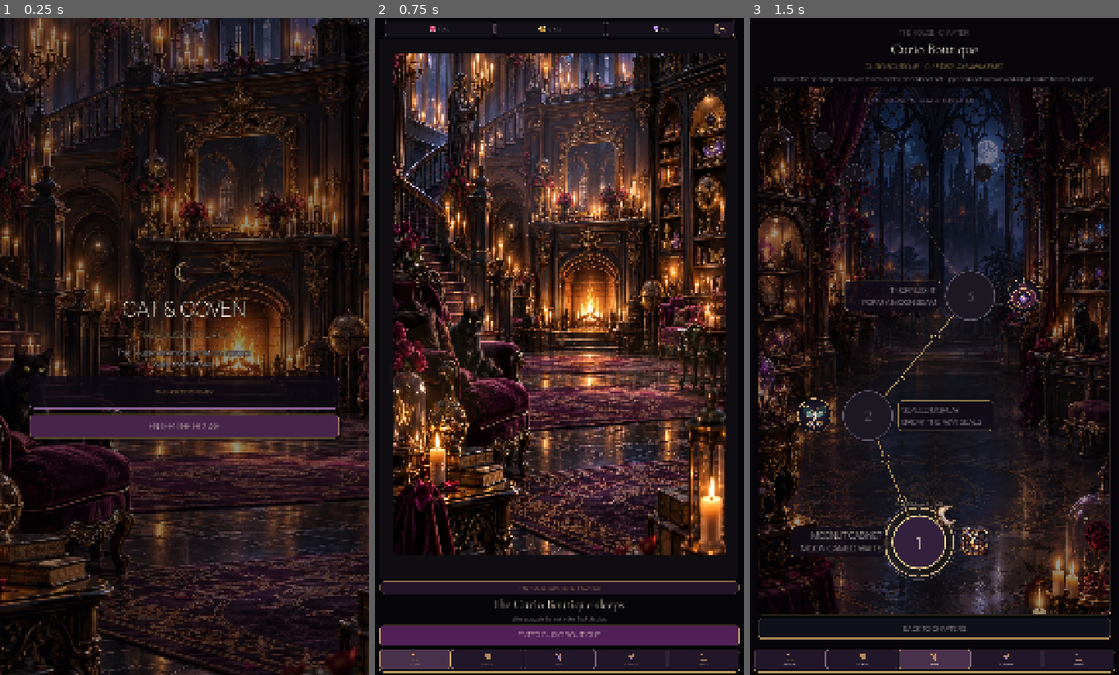
Above: before the commit, frames 1-3 (left to right).
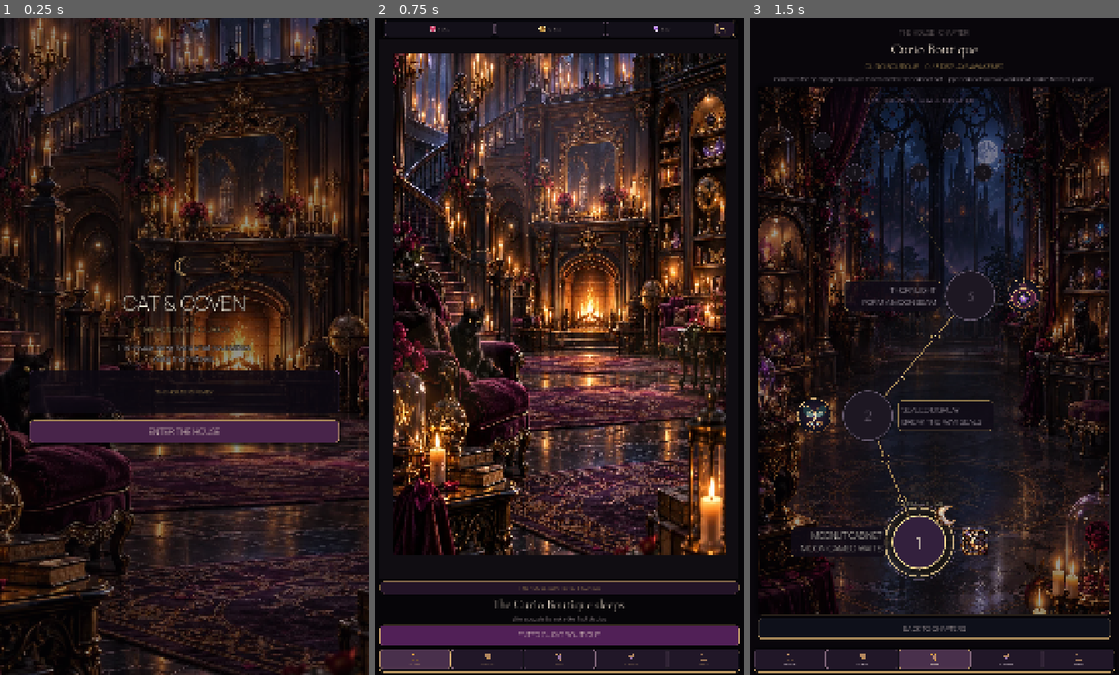
Above: after the commit, the same moments.

Repository: Jay-prodesign/akilta-match3
Game: Godot game, scene res://src/app/app_bootstrap.tscn
Same seed, same stepped clock (60 frames per second), same inputs: the game is played once before the commit and once after it.
Inputs:
- Up to frame 1 (0.25 s): no input
- Up to frame 2 (0.75 s): click "ENTER THE HOUSE" at 0.5 s
- Up to frame 3 (1.5 s): click "ENTER CURIO BOUTIQUE" at 1.25 s

The runs differ from the first frame. In frame 1, 4.2% of the frame differs, in the area x 7-92%, y 36-66%; in frame 2, nothing differs; in frame 3, nothing differs.

Commit message:
Increase S00 recovery message readability

Diff:
--- a/src/ui/splash/splash_screen.tscn
+++ b/src/ui/splash/splash_screen.tscn
@@ -68,7 +68,7 @@
 autowrap_mode = 2
 
 [node name="BootState" type="PanelContainer" parent="Layout"]
-custom_minimum_size = Vector2(0, 96)
+custom_minimum_size = Vector2(0, 128)
 layout_mode = 2
 
 [node name="StateContent" type="VBoxContainer" parent="Layout/BootState"]
@@ -91,7 +91,8 @@
 theme_override_colors/font_color = Color(0.94, 0.88, 0.86, 1)
 theme_override_colors/font_outline_color = Color(0.015, 0.01, 0.022, 0.96)
 theme_override_constants/outline_size = 3
-theme_override_font_sizes/font_size = 16
+custom_minimum_size = Vector2(0, 48)
+theme_override_font_sizes/font_size = 19
 text = "A local save issue was recovered."
 horizontal_alignment = 1
 autowrap_mode = 2
